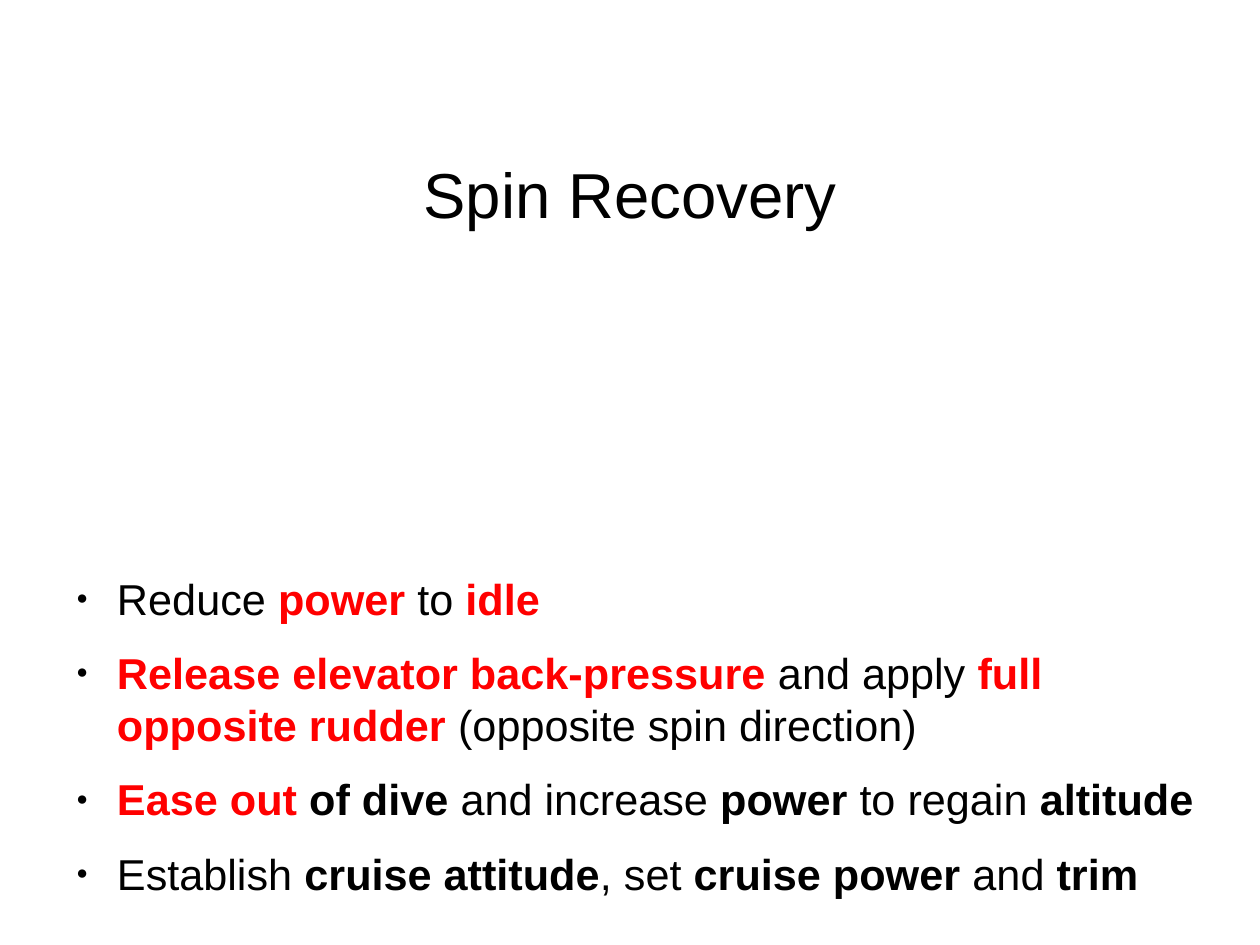
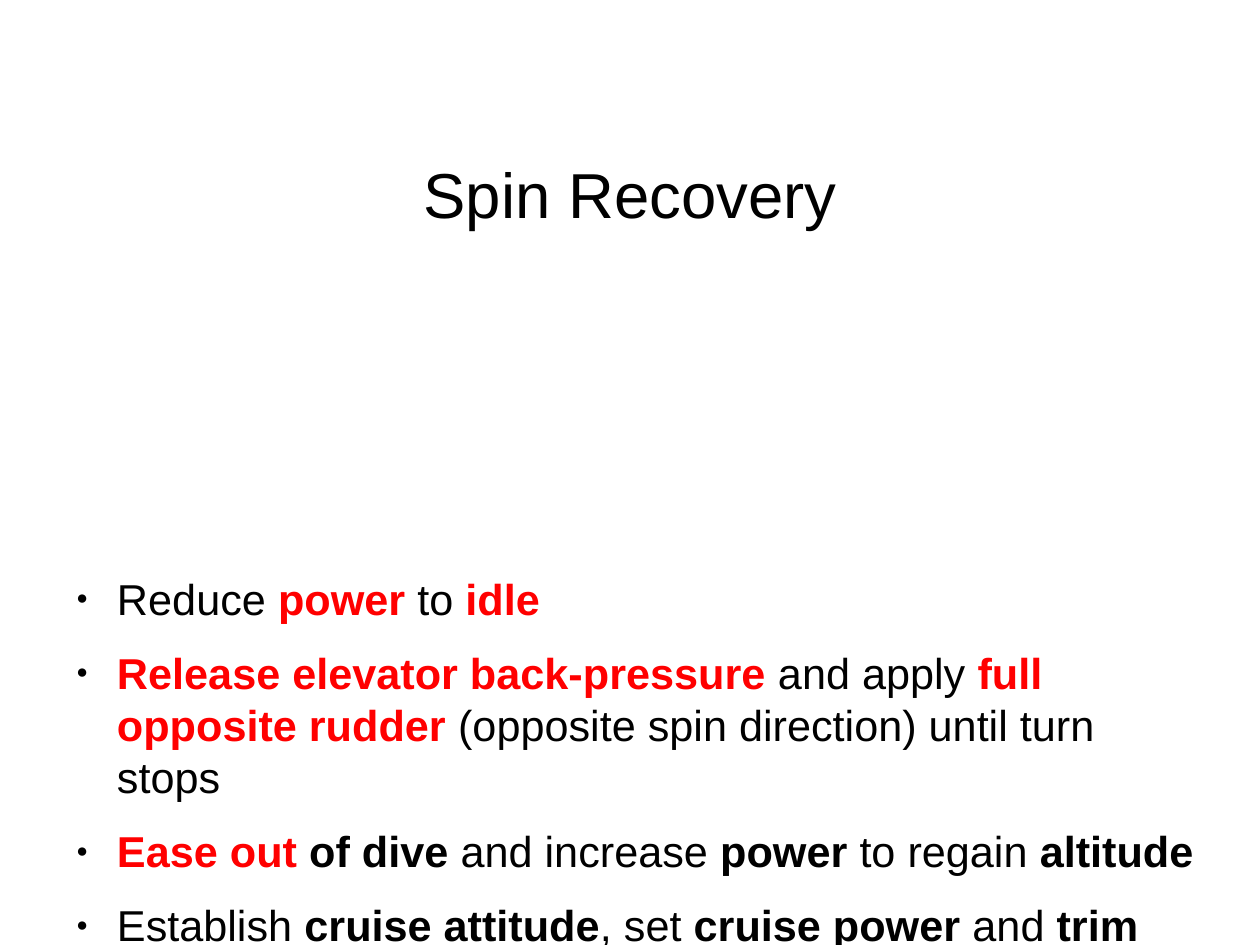
Before and after one commit to stephanheinemann/flight, a slide deck: slide 7 of FI/Spins/Spins.odp (slide 6 before the commit). Drawn at 1260x945 pixels with LibreOffice and Linux fonts; fonts in the diff are those of the drawing; background and template pictures are left out. Boxes give left, top, right and bottom in pixels: in the first picture for what was removed or moved away, otherwise in the second. Text is boxed around its words. In the diff, an @@ line names an element or a change of style, - is before the commit and + after.

```diff
--- a/FI/Spins/Spins.odp
+++ b/FI/Spins/Spins.odp
@@ text at [117, 657, 1094, 801]: text changed @@
-● Release elevator back-pressure and apply full opposite rudder (opposite spin direction)
+● Release elevator back-pressure and apply full opposite rudder (opposite spin direction) until turn stops
```
Also in this commit, not shown: 1 other slide changed, 1 slide added, 1 slide removed.
